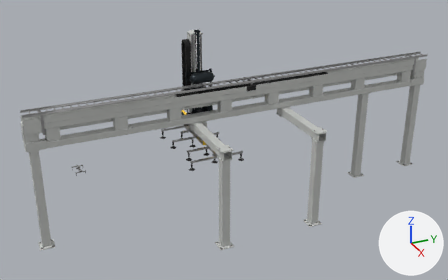
Renders of the FBX model Assets/Models/Laser Cutter/Overhead Pick and Place.fbx from each side of a commit.
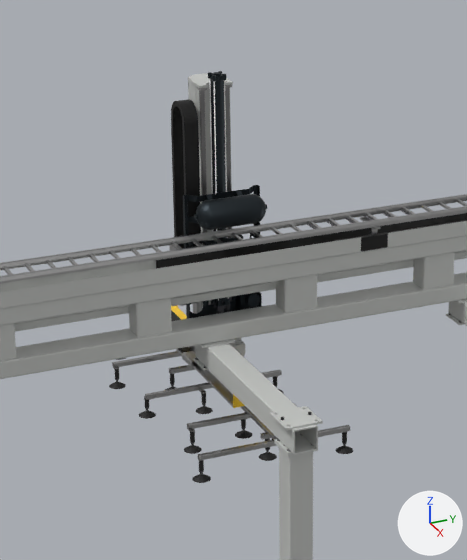
The first picture shows the older version from a 50 mm lens placed at (16.87, -0.16, 8.29), pointed at (3.98, 5.65, 1.84). The close-ups show both versions on the part from 27% to 63% of the width and 2% to 71% of the height of that picture; other places that the commit changed are outside them. The lights are fixed; the arrows at lower right show +X, +Y and +Z. Where no turn or scale is listed for an object, it has been applied to the vertices.

The older version as bpy lines, for what is in view:
```python
me_geo_aluminium_ava_2 = bpy.data.meshes.new('geo_Aluminium_ava_2')
me_geo_aluminium_ava_2.from_pydata(...)  # 484 vertices, 910 faces; spans x -0.68..0.66, y -1.25..1.4, z 0.0..0.13
me_geo_aluminium_ava_2.materials.append(mat_aluminium_ava)  # light grey #c0c0c0
me_geo_aluminium_pulver_1 = bpy.data.meshes.new('geo_aluminium_pulver_1')
me_geo_aluminium_pulver_1.from_pydata(...)  # 232 vertices, 122 faces; spans x 0.31..0.57, y -4.15..5.32, z 0.81
me_geo_aluminium_pulver_1.materials.append(mat_aluminium_pulver)  # dark grey #505054
ob_geo_aluminium_ava_2 = bpy.data.objects.new('geo_Aluminium_ava_2', me_geo_aluminium_ava_2)
ob_geo_aluminium_ava_2.parent = ob_suctiongripper
ob_geo_aluminium_ava_2.location = (0.0, 0.0, 0.0)
ob_geo_aluminium_pulver_1 = bpy.data.objects.new('geo_aluminium_pulver_1', me_geo_aluminium_pulver_1)
ob_geo_aluminium_pulver_1.location = (3.559, 6.305, 2.5)
ob_suctiongripper = bpy.data.objects.new('SuctionGripper', None)
ob_suctiongripper.location = (3.551, 5.045, 2.022)
ob_suctiongripper.rotation_euler = (-3.142, 0.0, 1.571)  # degrees (-180, 0, 90)
# also in view: 'geo_White_ava_pulver_8' at (3.55, 5.07, 3.32); 'geo_Black_ava_pulver_1.001' at (3.88, 6.44, 3.16); 'geo_White_ava_pulver_2' at (3.96, 6.3, 2.86); 'geo_Black_ava_pulver_1.005' at (3.46, 4.85, 3.52); 'geo_White_ava_2.001' at (4.86, 4.89, 2.38)
```
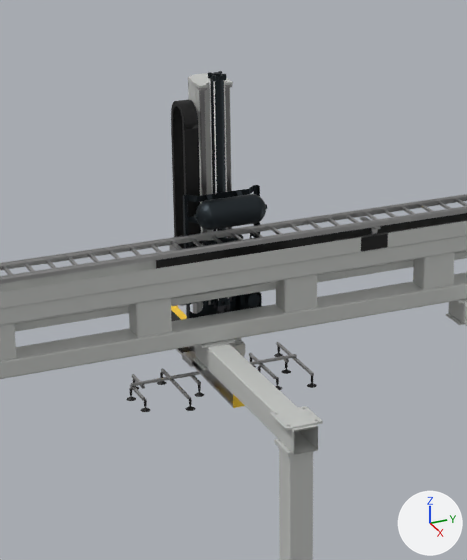
ob_suctiongripper is not drawn itself; it is the parent of ob_geo_black_4, ob_geo_aluminium_3_005, ob_geo_aluminium_ava_2.

Where the newer file only moved an object's origin or applied its transform, the numbers keep the older frame.

The change, as a diff of the scene's bpy script:
```diff
--- a/Assets/Models/Laser Cutter/Overhead Pick and Place.fbx.py
+++ b/Assets/Models/Laser Cutter/Overhead Pick and Place.fbx.py
@@ ob_suctiongripper @@
 ob_suctiongripper.location = (3.551, 5.045, 2.022)
-ob_suctiongripper.rotation_euler = (-3.142, 0.0, 1.571)  # degrees (-180, 0, 90)
+ob_suctiongripper.rotation_euler = (0.0, -3.142, 0.0)  # degrees (0, -180, 0)
+ob_suctiongripper.scale = (0.575, 0.575, 0.575)
@@ ob_geo_aluminium_pulver_1 @@
-ob_geo_aluminium_pulver_1 = bpy.data.objects.new('geo_aluminium_pulver_1', me_geo_aluminium_pulver_1)
-ob_geo_aluminium_pulver_1.location = (3.559, 6.305, 2.5)
```

Changed parts and their boxes [x1, y1, x2, y2] in the close-ups (467 x 560 px):
'geo_Aluminium_ava_2', turned, rescaled
    before: [113, 347, 350, 460]
    after: [130, 342, 313, 399]
'geo_black_4', turned, rescaled
    before: [109, 357, 353, 483]
    after: [126, 346, 317, 412]
'geo_aluminium_3.005', turned, rescaled
    before: [115, 379, 347, 475]
    after: [130, 351, 313, 408]
'geo_aluminium_pulver_1', deleted
    before: [307, 210, 410, 229]
